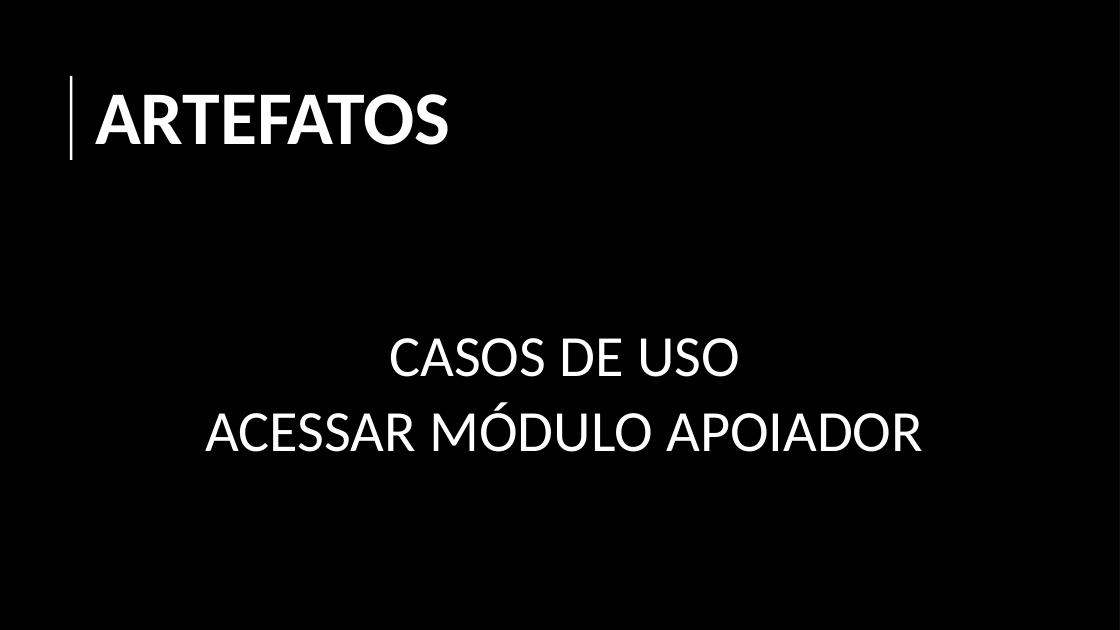
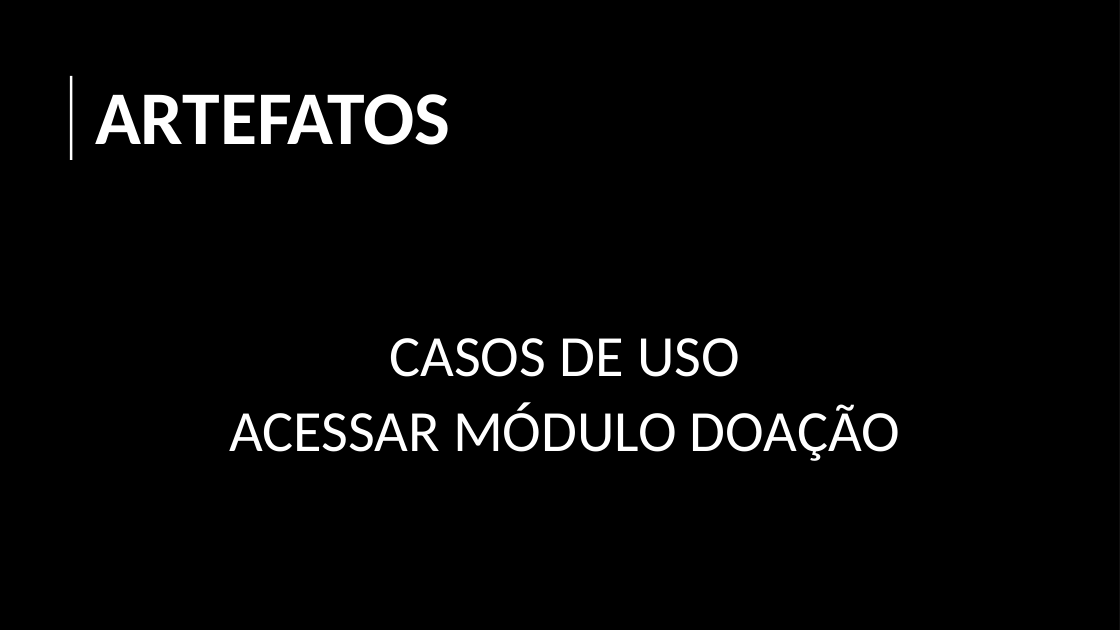
Before and after one commit to Victor-M-Andrade/pfc2022-entenda-e-proteja, a slide deck: slide 41 of documentacao/apresentacao-11-05-22.pptx. Drawn at 1120x630 pixels with LibreOffice and Linux fonts; fonts in the diff are those of the drawing; background and template pictures are left out; a plain dark background stands for a picture behind light text. Boxes give left, top, right and bottom in pixels: in the first picture for what was removed or moved away, otherwise in the second. Text is boxed around its words. In the diff, an @@ line names an element or a change of style, - is before the commit and + after.

```diff
--- a/documentacao/apresentacao-11-05-22.pptx
+++ b/documentacao/apresentacao-11-05-22.pptx
@@ text at bbox=[229, 403, 900, 461]: text changed @@
-ACESSAR MÓDULO APOIADOR
+ACESSAR MÓDULO DOAÇÃO
```
Also in this commit, not shown: 3 other slides changed, 4 slides added, 2 slides removed, 45 other files.
